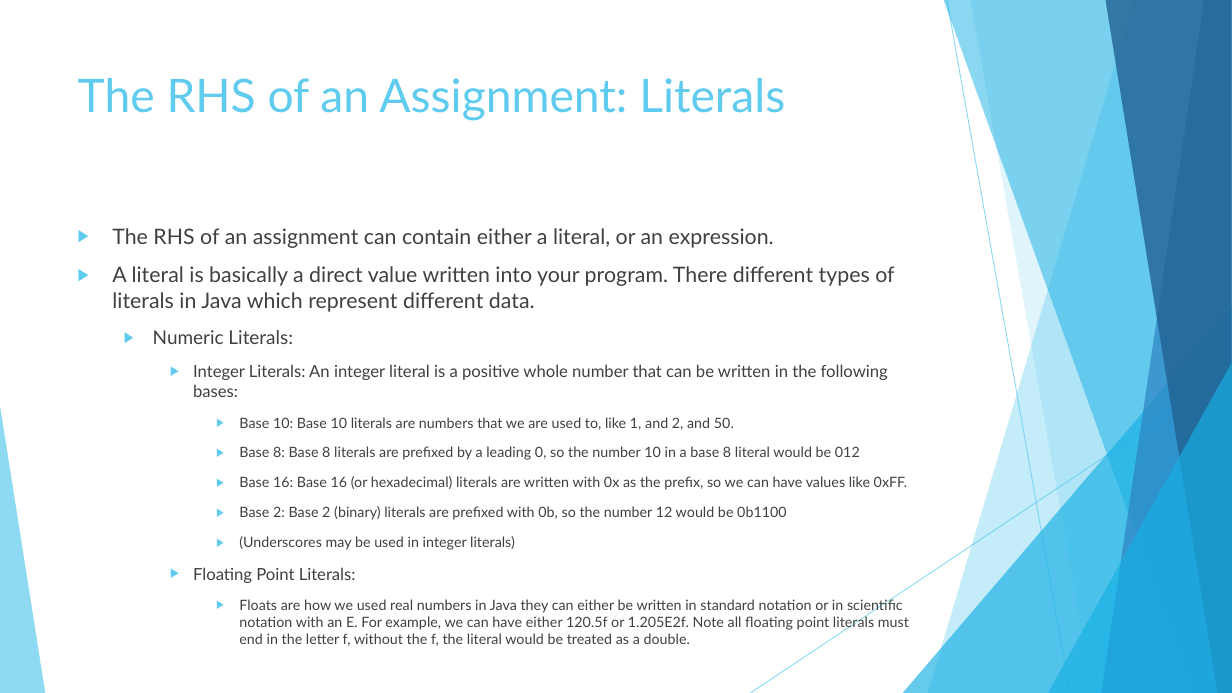
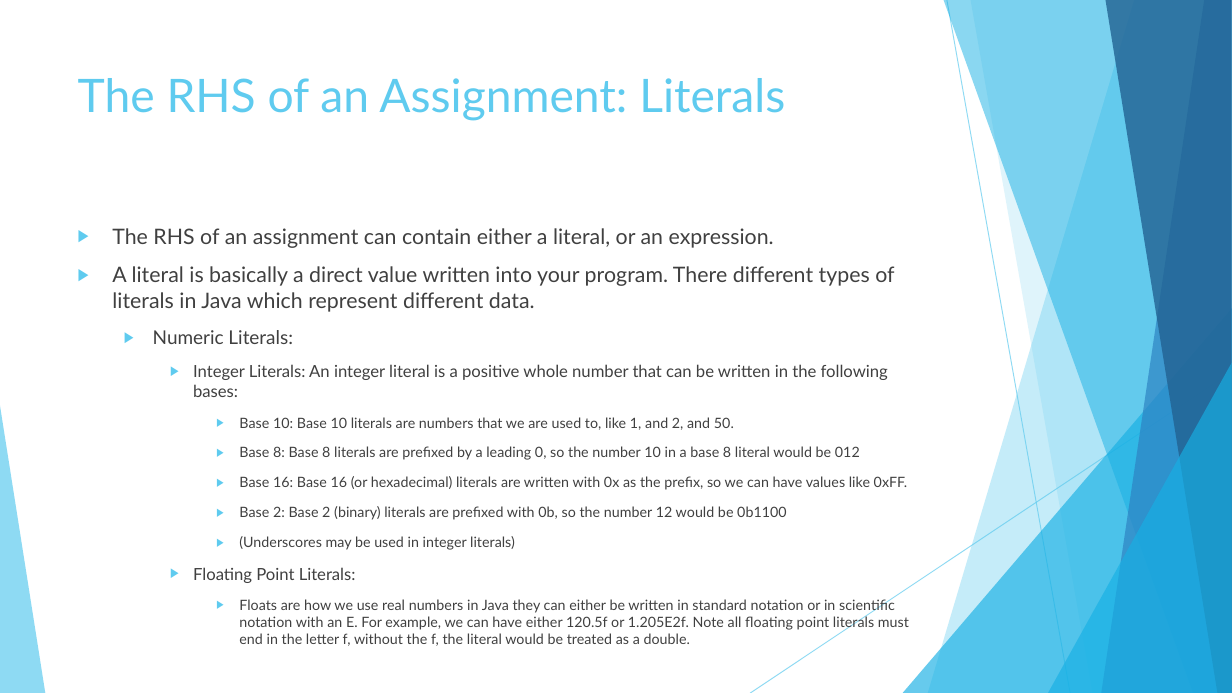
Before and after one commit to JoseRivas1998/Java-Game-Development-For-Absolute-Beginners, a slide deck: slide 8 of Slides/Lesson1.2.pptx. Drawn at 1232x693 pixels with LibreOffice and Linux fonts; fonts in the diff are those of the drawing. Boxes give left, top, right and bottom in pixels: in the first picture for what was removed or moved away, otherwise in the second. Text is boxed around its words. In the diff, an @@ line names an element or a change of style, - is before the commit and + after.

```diff
--- a/Slides/Lesson1.2.pptx
+++ b/Slides/Lesson1.2.pptx
@@ text at [239,597,909,646]: text changed @@
-      ▶ Floats are how we used real numbers in Java they can either be written in standard notation or in scientific notation with an E. For example, we can have either 120.5f or 1.205E2f. Note all floating point literals must end in the letter f, without the f, the literal would be treated as a double.
+      ▶ Floats are how we use real numbers in Java they can either be written in standard notation or in scientific notation with an E. For example, we can have either 120.5f or 1.205E2f. Note all floating point literals must end in the letter f, without the f, the literal would be treated as a double.
```
Also in this commit, not shown: 3 other files.
